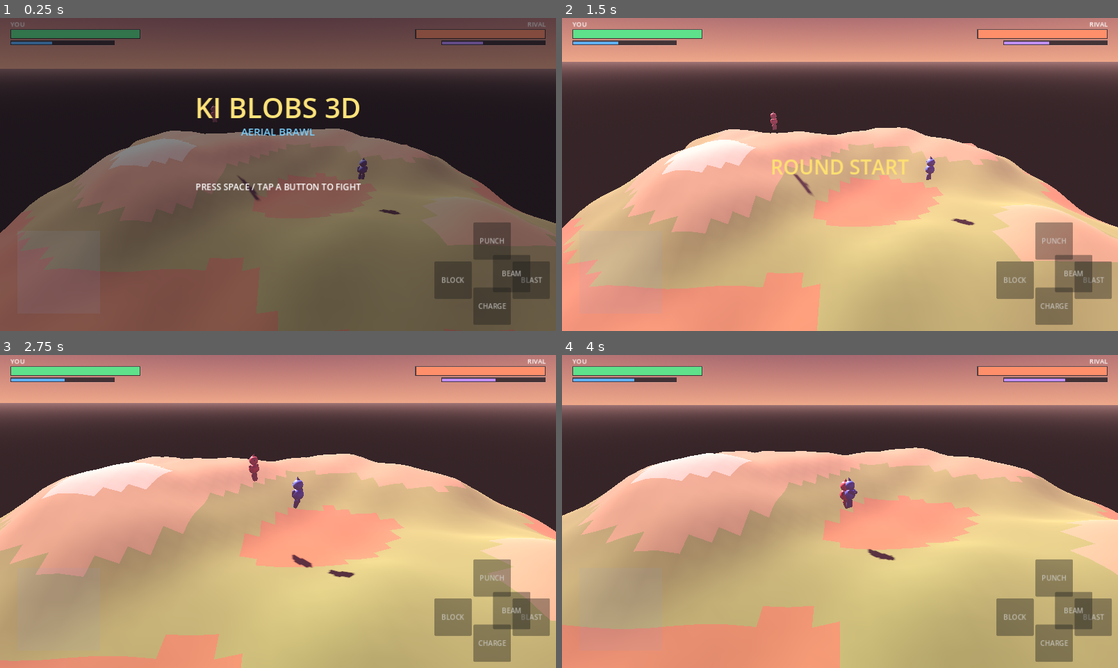
Above: before the commit, frames 1-4 (two rows, left to right).
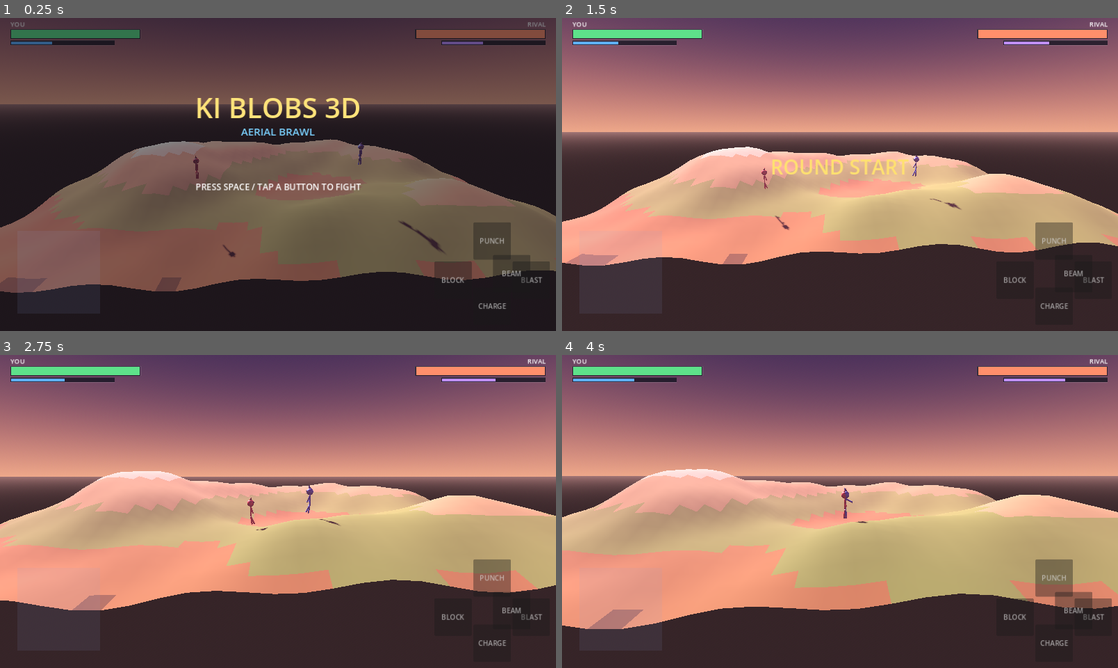
Above: after the commit, the same moments.

Repository: lukabenko1-boop/AndroidApp
Game: Godot game, scene res://Main.tscn
The game is run twice, just before and just after one commit, with the same random seed, the same clock (stepped at 60 frames per second) and the same inputs.
Inputs (mouse positions are in pixels of both pictures, inside the frame that each line leads up to):
- Up to frame 1 (0.25 s): no input
- Up to frame 2 (1.5 s): tap Enter at 0.5 s; move the mouse to (962, 158) at 0.52 s; hold D 0.53-1.25 s; tap J at 0.6 s; click (962, 158) at 0.67 s; tap Space at 0.77 s; drag from (728, 190) to (812, 237) at 1.27 s
- Up to frame 3 (2.75 s): move the mouse to (333, 442) at 2.02 s; hold D from 2.03 s (still down); tap T at 2.1 s
- Up to frame 4 (4 s): release D at 2.75 s; drag from (812, 574) to (673, 464) at 2.77 s; move the mouse to (1006, 558) at 3.52 s; hold A from 3.53 s (still down); hold Shift from 3.53 s (still down); tap Space at 3.77 s

The runs differ from the first frame. In frame 1, 46% of the frame differs, in the area x 0-100%, y 0-100%; in frame 2, 85%; in frame 3, 88%; in frame 4, 86%.

Commit message:
Mirror 2.5D + stick figures into the Godot port
Match the web build in godot/:
- Lock fighters to a depth plane (PLANE_Z); movement is two-axis (X + altitude)
  with gravity, replacing the auto-hover flight.
- Front-facing follow-and-zoom camera on the X-Y plane.
- Rebuild the fighter mesh as a stick figure (thin spine + stick limbs in the
  fighter's colour, small head, form-coloured hair).
- Retarget the AI's second axis from depth to altitude with an upward bias so
  it holds height against gravity.

Still not run in the editor (Godot binary unavailable in the sandbox);
author-reviewed. The verified web build (index.html) remains the reference.

Co-Authored-By: Claude Opus 4.8 <noreply@anthropic.com>
Claude-Session: https://claude.ai/code/session_01UXZvv53dLyKTZWL9FdgJaT

Diff:
--- a/godot/scripts/Fighter.gd
+++ b/godot/scripts/Fighter.gd
@@ -1,13 +1,15 @@
 extends Node3D
 class_name Fighter
-## A humanoid ki fighter. Ports the web build's systems to Godot 3D:
-## flight physics + auto-hover, melee, ki blasts, chargeable beams, ki charging
-## with power tiers -> SURGE, named transformations (Base/Ascended/Super) with
-## per-form aura colours, blocking, slams, and an FSM AI.
+## A stick-figure ki fighter (2.5D, Lemming-Ball-Z-style). Ports the web build:
+## two-axis flight (X + altitude) on a locked depth plane, melee, ki blasts,
+## chargeable beams, ki charging with power tiers -> SURGE, named transformations
+## (Base/Ascended/Super) with per-form aura colours, blocking, slams, and an FSM AI.
 
 const ACCEL := 95.0
 const MAXSPD := 20.0
 const DRAG := 3.2
+const GRAV := 22.0
+const PLANE_Z := 14.0   # fighters are locked to this depth plane (2.5D like Lemming Ball Z)
 const HOVER := 5.0
 const ALTK := 5.2
 const KI_MAX := 100.0
@@ -155,47 +157,48 @@
 func _build_body() -> void:
 	_body_mat = _mat(base_color, 0.45)
 	var dark := base_color.darkened(0.35)
-	# torso
-	var torso := _capsule(0.7, 1.4, base_color)
-	torso.position = Vector3(0, 0.9, 0)
-	torso.material_override = _body_mat
-	add_child(torso)
-	# head
+	# ---- STICK FIGURE ----
+	# spine (thin)
+	var spine := _capsule(0.09, 1.3, base_color)
+	spine.position = Vector3(0, 0.95, 0)
+	spine.material_override = _body_mat
+	add_child(spine)
+	# head (small)
 	_head = MeshInstance3D.new()
 	var hs := SphereMesh.new()
-	hs.radius = 0.62
-	hs.height = 1.24
+	hs.radius = 0.42
+	hs.height = 0.84
 	_head.mesh = hs
-	_head.position = Vector3(0, 2.05, 0)
-	_head.material_override = _mat(base_color.lightened(0.12), 0.4)
+	_head.position = Vector3(0, 2.0, 0)
+	_head.material_override = _mat(base_color.lightened(0.14), 0.4)
 	add_child(_head)
-	# hair (cone) — front tilt, recoloured on transform
+	# hair (cone) — recoloured on transform
 	_hair = MeshInstance3D.new()
 	var cone := CylinderMesh.new()
 	cone.top_radius = 0.0
-	cone.bottom_radius = 0.34
-	cone.height = 0.7
+	cone.bottom_radius = 0.26
+	cone.height = 0.6
 	_hair.mesh = cone
-	_hair.position = Vector3(0, 2.7, -0.05)
+	_hair.position = Vector3(0, 2.5, -0.04)
 	_hair.rotation = Vector3(-0.3, 0, 0)
 	_hair_mat = _mat(dark, 0.5)
 	_hair.material_override = _hair_mat
 	add_child(_hair)
 	# eyes (front = -Z)
-	for sx in [-0.22, 0.22]:
+	for sx in [-0.16, 0.16]:
 		var eye := MeshInstance3D.new()
 		var es := SphereMesh.new()
-		es.radius = 0.12
-		es.height = 0.24
+		es.radius = 0.09
+		es.height = 0.18
 		eye.mesh = es
-		eye.position = Vector3(sx, 2.12, -0.5)
+		eye.position = Vector3(sx, 2.05, -0.36)
 		eye.material_override = _mat(Color(0.08, 0.1, 0.14), 0.3)
 		add_child(eye)
-	# limbs
-	_arm_l = _limb(Vector3(-0.62, 1.5, 0), 1.05, 0.2, dark)
-	_arm_r = _limb(Vector3(0.62, 1.5, 0), 1.05, 0.2, dark)
-	_leg_l = _limb(Vector3(-0.28, 0.25, 0), 1.15, 0.24, dark)
-	_leg_r = _limb(Vector3(0.28, 0.25, 0), 1.15, 0.24, dark)
+	# limbs (thin sticks, in the fighter's colour)
+	_arm_l = _limb(Vector3(-0.12, 1.55, 0), 0.95, 0.08, base_color)
+	_arm_r = _limb(Vector3(0.12, 1.55, 0), 0.95, 0.08, base_color)
+	_leg_l = _limb(Vector3(-0.12, 0.35, 0), 1.05, 0.09, base_color)
+	_leg_r = _limb(Vector3(0.12, 0.35, 0), 1.05, 0.09, base_color)
 	# aura sphere (emissive, additive)
 	_aura_mesh = MeshInstance3D.new()
 	var as3 := SphereMesh.new()
@@ -311,7 +314,7 @@
 	var sm : float = FORMS[form].spd
 	var slow := 0.14 if beam_state != "none" else (0.18 if charging else (0.4 if blocking else 1.0))
 	vel.x += inp.get("mx", 0.0) * slow * ACCEL * sm * delta
-	vel.z += inp.get("mz", 0.0) * slow * ACCEL * sm * delta
+	vel.y += inp.get("mz", 0.0) * slow * ACCEL * sm * delta   # second axis = altitude (2.5D)
 	if beam_state == "none":
 		if inp.get("punch", false): do_melee(o)
 		if inp.get("blast", false): do_blast(o)
@@ -356,25 +359,23 @@
 		ki = maxf(0.0, ki - FORMS[form].drain * delta)
 		if form_timer <= 0.0 or ki <= 0.0:
 			form = 0
-	# physics
+	# physics: two-axis flight (X + altitude Y) with gravity, depth Z locked to the plane
 	var dr : float = exp(-DRAG * delta)
 	vel.x *= dr
-	vel.z *= dr
-	var hs := Vector2(vel.x, vel.z).length()
+	vel.y *= dr
+	vel.y -= GRAV * delta
+	var hs := Vector2(vel.x, vel.y).length()
 	var mx : float = MAXSPD * FORMS[form].spd
 	if hs > mx:
 		vel.x *= mx / hs
-		vel.z *= mx / hs
-	var gy := terrain.height_at(global_position.x, global_position.z)
-	if hitstun <= 0.0:
-		var desired : float = maxf(gy + RADIUS + HOVER * 0.5, gy + HOVER * 0.4 + (o.global_position.y - gy) * 0.5)
-		vel.y += (desired - global_position.y) * ALTK * delta - vel.y * 3.2 * delta
-	else:
-		vel.y -= 12.0 * delta
-	global_position += vel * delta
+		vel.y *= mx / hs
+	vel.z = 0.0
+	global_position.z = PLANE_Z
+	var gy := terrain.height_at(global_position.x, PLANE_Z)
+	global_position.x += vel.x * delta
+	global_position.y += vel.y * delta
 	# bounds
 	global_position.x = clampf(global_position.x, terrain.AX0 + RADIUS, terrain.AX1 - RADIUS)
-	global_position.z = clampf(global_position.z, terrain.AZ0 + RADIUS, terrain.AZ1 - RADIUS)
 	if global_position.y > 46.0:
 		global_position.y = 46.0
 		vel.y = -absf(vel.y) * 0.3
@@ -383,14 +384,13 @@
 		var imp := -vel.y
 		global_position.y = gy + RADIUS
 		if imp > SLAM_SPD:
-			terrain.carve(global_position.x, global_position.z, RADIUS * 2.0, 1.4)
+			terrain.carve(global_position.x, PLANE_Z, RADIUS * 2.0, 1.4)
 			hp = maxf(0.0, hp - (imp - SLAM_SPD) * SLAM_K)
 			vel.y = imp * 0.42
 		else:
 			vel.y = absf(vel.y) * 0.3
 		vel.x *= 0.85
-		vel.z *= 0.85
-	# face opponent
+	# face opponent (profile to the front camera)
 	var flat := Vector3(o.global_position.x, global_position.y, o.global_position.z)
 	if global_position.distance_to(flat) > 0.2:
 		look_at(flat, Vector3.UP)
@@ -415,7 +415,7 @@
 		aL = Vector3(-1.4, 0, 0.15); aR = Vector3(-1.4, 0, -0.15)
 	elif charging:
 		aL = Vector3(0.7, 0, 0.5); aR = Vector3(0.7, 0, -0.5)
-	elif Vector2(vel.x, vel.z).length() > 6.0:
+	elif Vector2(vel.x, vel.y).length() > 6.0:
 		var s := sin(t * 10.0) * 0.5
 		aL = Vector3(0.2 + s, 0, 0.2); aR = Vector3(0.2 - s, 0, -0.2)
 		lL = Vector3(0.3 - s, 0, 0.08); lR = Vector3(0.3 + s, 0, -0.08)
@@ -481,21 +481,23 @@
 	var inp := {"mx": 0.0, "mz": 0.0, "charge": false, "block": false, "beam": false,
 		"punch": false, "blast": false, "transform": false}
 	var dx := o.global_position.x - global_position.x
-	var dz := o.global_position.z - global_position.z
+	var dy := o.global_position.y - global_position.y
 	var dist := global_position.distance_to(o.global_position)
 	var tX : float = signf(dx) if dx != 0.0 else 1.0
-	var tZ : float = signf(dz) if dz != 0.0 else 1.0
+	var tY : float = signf(dy) if dy != 0.0 else 1.0
+	# second axis (mz) now drives altitude; bias upward so the AI holds height vs gravity
 	if overcharge >= 100.0 and form < 2 and randf() < 0.5:
 		inp.transform = true
 	if _ai_charge_t > 0.0:
 		_ai_charge_t -= delta
-		if dist < 14.0: inp.mx = -tX; inp.mz = -tZ
-		else: inp.charge = true
+		if dist < 14.0: inp.mx = -tX; inp.mz = 0.4
+		else: inp.charge = true; inp.mz = 0.15
 		return inp
 	if _ai_beam_t > 0.0:
 		_ai_beam_t -= delta
 		inp.beam = true
-		if dist < 18.0: inp.mx = -tX * 0.5; inp.mz = -tZ * 0.5
+		inp.mz = tY * 0.6 if absf(dy) > 4.0 else 0.1
+		if dist < 18.0: inp.mx = -tX * 0.5
 		return inp
 	if _ai_think <= 0.0:
 		_ai_think = 0.28 + randf() * 0.4
@@ -512,15 +514,16 @@
 	match _ai_mode:
 		"charge":
 			inp.charge = ki < KI_MAX * 0.9
-			if dist < 15.0: inp.mx = -tX; inp.mz = -tZ; inp.charge = false
-		"approach": inp.mx = tX; inp.mz = tZ
+			inp.mz = 0.2
+			if dist < 15.0: inp.mx = -tX; inp.charge = false
+		"approach": inp.mx = tX; inp.mz = tY if absf(dy) > 3.0 else 0.2
 		"blast":
 			inp.mx = -tX * 0.5 if dist < 22.0 else _ai_jx
-			inp.mz = -tZ * 0.5 if dist < 22.0 else 0.0
+			inp.mz = tY if absf(dy) > 3.0 else 0.15
 			if blast_cd <= 0.0 and randf() < 0.5: inp.blast = true
 		"melee":
-			inp.mx = tX; inp.mz = tZ
+			inp.mx = tX; inp.mz = tY if absf(dy) > 2.0 else 0.2
 			if dist < MELEE_RANGE and melee_cd <= 0.0: inp.punch = true
 			if randf() < 0.15: inp.block = true
-		"reposition": inp.mx = -tX + _ai_jx; inp.mz = -tZ
+		"reposition": inp.mx = -tX + _ai_jx; inp.mz = 0.3
 	return inp
--- a/godot/scripts/Main.gd
+++ b/godot/scripts/Main.gd
@@ -158,10 +158,11 @@
 		touch.mz = -d.y
 
 func _place_fighters() -> void:
-	_reset_fighter(p1, -14.0, 26.0)
-	_reset_fighter(p2, 14.0, 44.0)
-
-func _reset_fighter(f: Fighter, x: float, z: float) -> void:
+	_reset_fighter(p1, -12.0)
+	_reset_fighter(p2, 12.0)
+
+func _reset_fighter(f: Fighter, x: float) -> void:
+	var z := Fighter.PLANE_Z
 	var y := terrain.height_at(x, z) + Fighter.RADIUS + Fighter.HOVER
 	f.reset(Vector3(x, y, z), f.is_cpu)
 
@@ -231,11 +232,11 @@
 	hud.queue_redraw()
 
 func _update_camera(delta: float) -> void:
+	# front-facing camera on the X-Y play plane (2.5D), following mid X and Y
 	var mid := (p1.global_position + p2.global_position) * 0.5
-	var sep := p1.global_position.distance_to(p2.global_position)
-	var zoom : float = clampf(sep, 16.0, 70.0)
-	var des_eye := Vector3(mid.x, 12.0 + zoom * 0.42, mid.z - (18.0 + zoom * 0.9))
-	var des_tgt := Vector3(mid.x, 4.0, mid.z + 5.0)
+	var sep : float = clampf(Vector2(p1.global_position.x - p2.global_position.x, p1.global_position.y - p2.global_position.y).length(), 10.0, 60.0)
+	var des_eye := Vector3(mid.x, mid.y + 3.0 + sep * 0.12, Fighter.PLANE_Z - (22.0 + sep * 0.85))
+	var des_tgt := Vector3(mid.x, mid.y * 0.7 + 2.0, Fighter.PLANE_Z)
 	var k : float = 1.0 - exp(-3.5 * delta)
 	cam_eye = cam_eye.lerp(des_eye, k)
 	cam_tgt = cam_tgt.lerp(des_tgt, k)
Not shown, changed: godot/README.md
